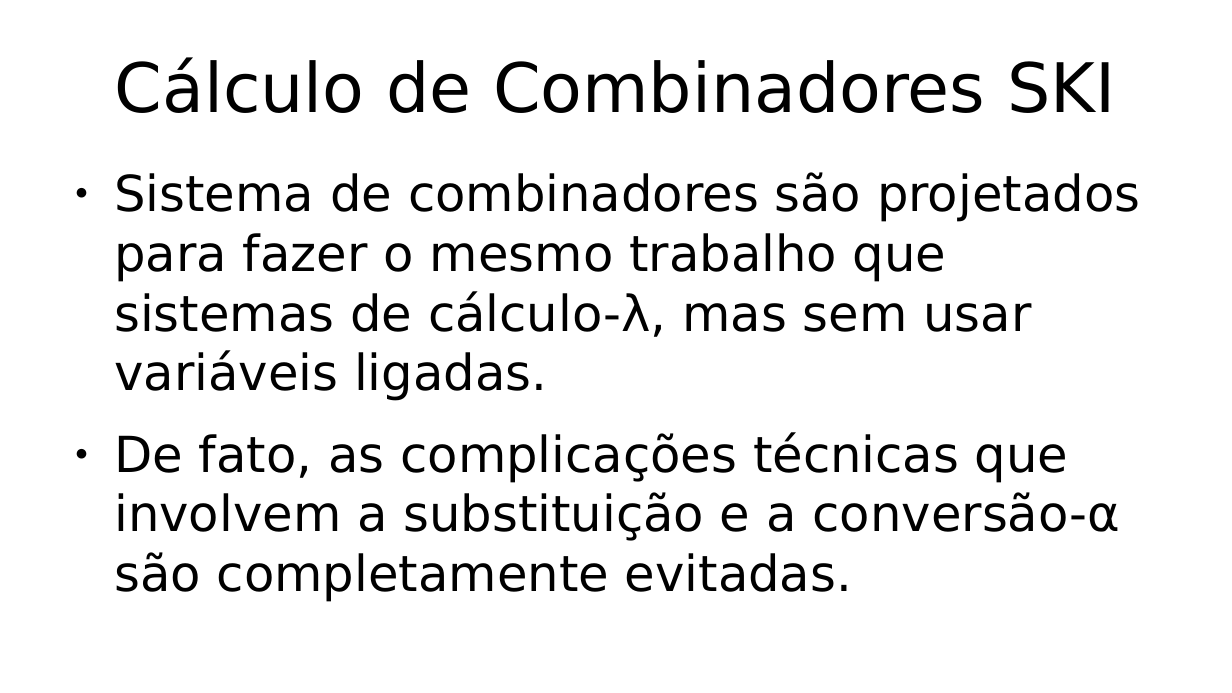
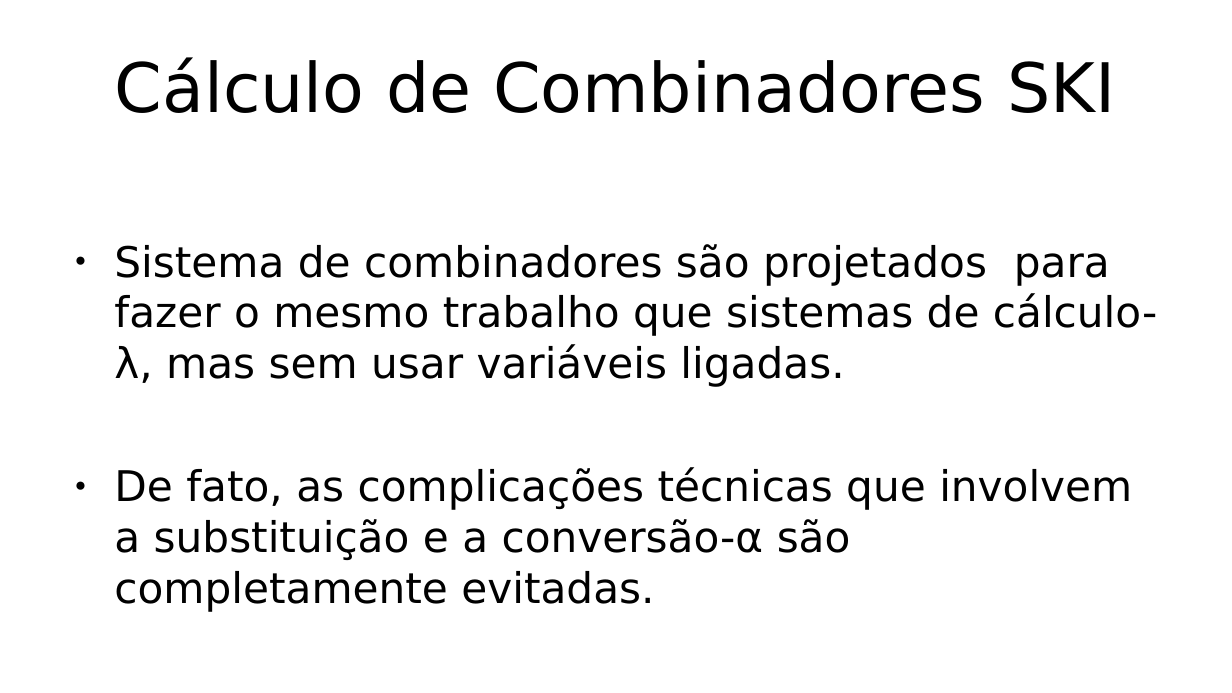
Before and after one commit to hlah/teoria_da_computacao, a slide deck: slide 4 of pesquisa/slides.odp (slide 2 before the commit). Drawn at 1232x693 pixels with LibreOffice and Linux fonts; fonts in the diff are those of the drawing. Boxes give left, top, right and bottom in pixels: in the first picture for what was removed or moved away, otherwise in the second. Text is boxed around its words. In the diff, an @@ line names an element or a change of style, - is before the commit and + after.

```diff
--- a/pesquisa/slides.odp
+++ b/pesquisa/slides.odp
@@ text "Sistema de combinadores são projetados ..." at [114,244,1157,560]: size 32 to 27.2 pt @@
```
Also in this commit, not shown: 3 other slides changed, 2 slides added, 1 slide removed.
